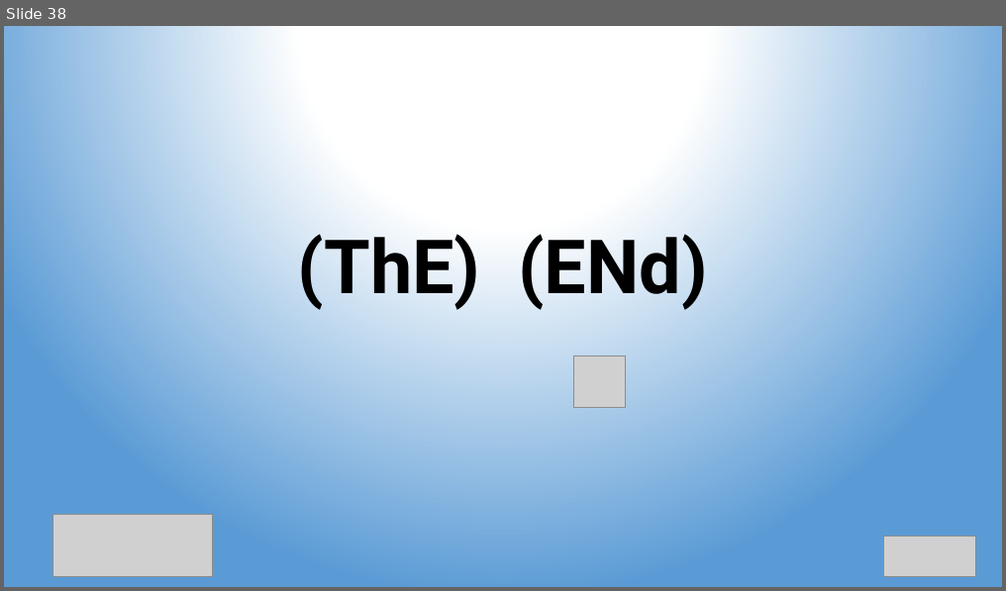
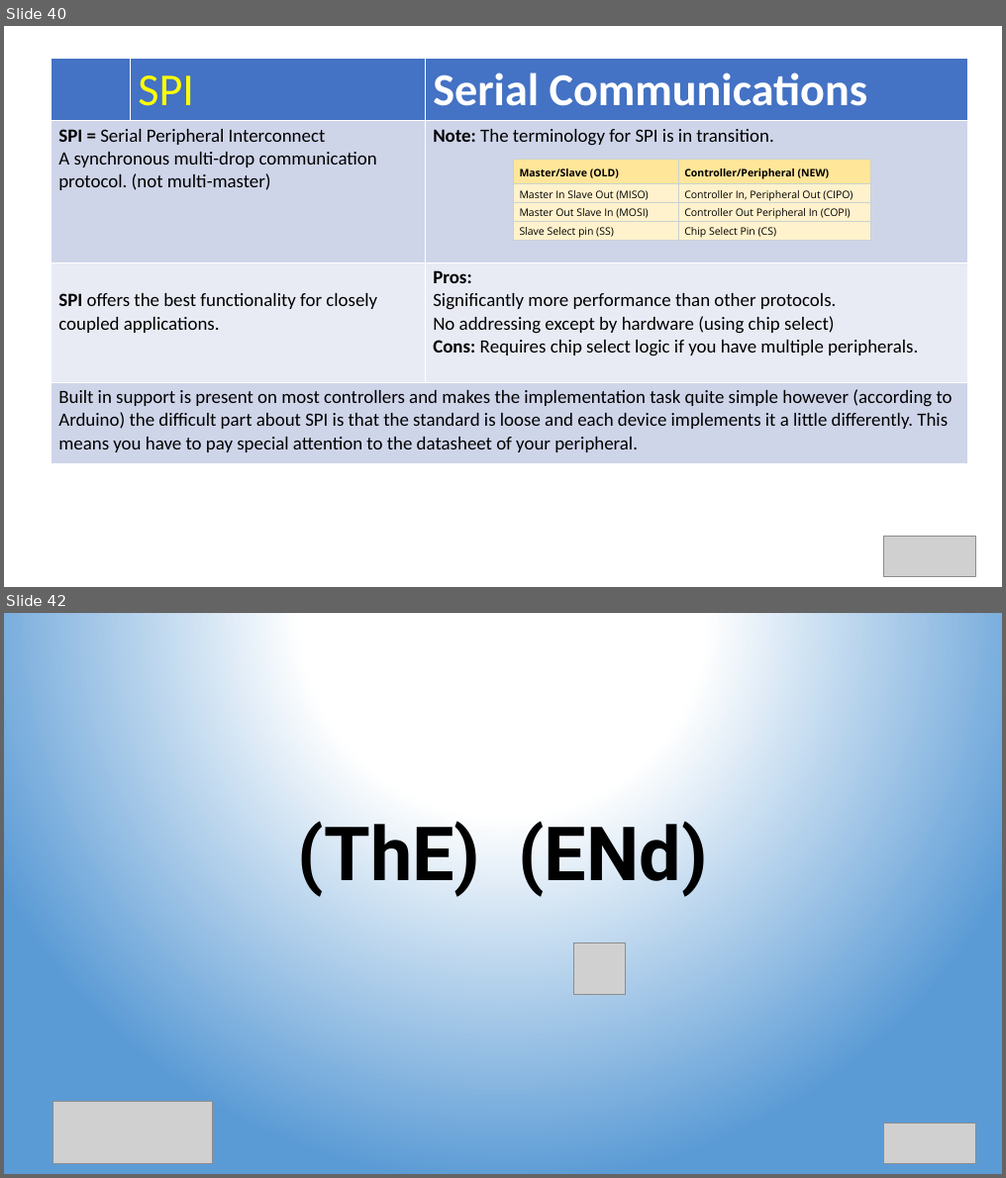
Before and after one commit to Alan-Lomax/MERG-SIG-Presentations, a slide deck: Arduino IO Compendium.pptx. Shown one above the other, each under a label of ours: slide 38 before the commit, slides 40 and 42 after it; the slides between them are not shown. The pictures are 1006x591 and 1006x1178 pixels, drawn with LibreOffice and Linux fonts; fonts in the diff are those of the drawing; grey boxes stand for pictures. Boxes give left, top, right and bottom in pixels: in the first picture for what was removed or moved away, otherwise in the second. Text is boxed around its words. In the diff, an @@ line names an element or a change of style, - is before the commit and + after.

```diff
--- a/Arduino IO Compendium.pptx
+++ b/Arduino IO Compendium.pptx
@@ slide 40 added at (x1=4, y1=26, x2=1002, y2=587), background #FFFFFF @@
@@ table added at (x1=52, y1=59, x2=968, y2=464), 4 rows, 3 columns @@
+ | SPI | Serial Communications
+SPI = Serial Peripheral Interconnect / A synchronous multi-drop communication protocol. (not multi-master) |  | Note: The terminology for SPI is in transition.
+SPI offers the best functionality for closely coupled applications. |  | Pros: / Significantly more performance than other protocols. / No addressing except by hardware (using chip select) / Cons: Requires chip select logic if you have multiple peripherals.
+Built in support is present on most controllers and makes the implementation task quite simple however (according to Arduino) the difficult part about SPI is that the standard is loose and each device implements it a little differently. This means you have to pay special attention to the datasheet of your peripheral. |  | 
@@ table added at (x1=513, y1=160, x2=871, y2=242), 4 rows, 2 columns @@
+Master/Slave (OLD) | Controller/Peripheral (NEW)
+Master In Slave Out (MISO) | Controller In, Peripheral Out (CIPO)
+Master Out Slave In (MOSI) | Controller Out Peripheral In (COPI)
+Slave Select pin (SS) | Chip Select Pin (CS)
@@ picture added at (x1=884, y1=537, x2=976, y2=577) @@
@@ what was slide 38 is now slide 42 @@
```
Also in this commit, not shown: 2 slides changed, 3 other slides added.
